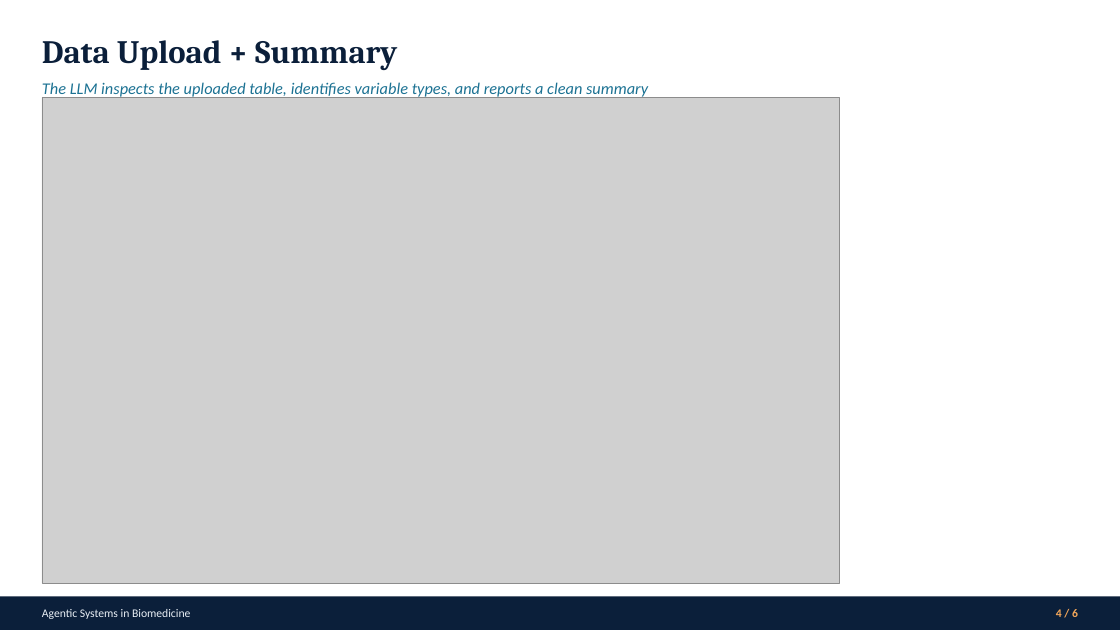
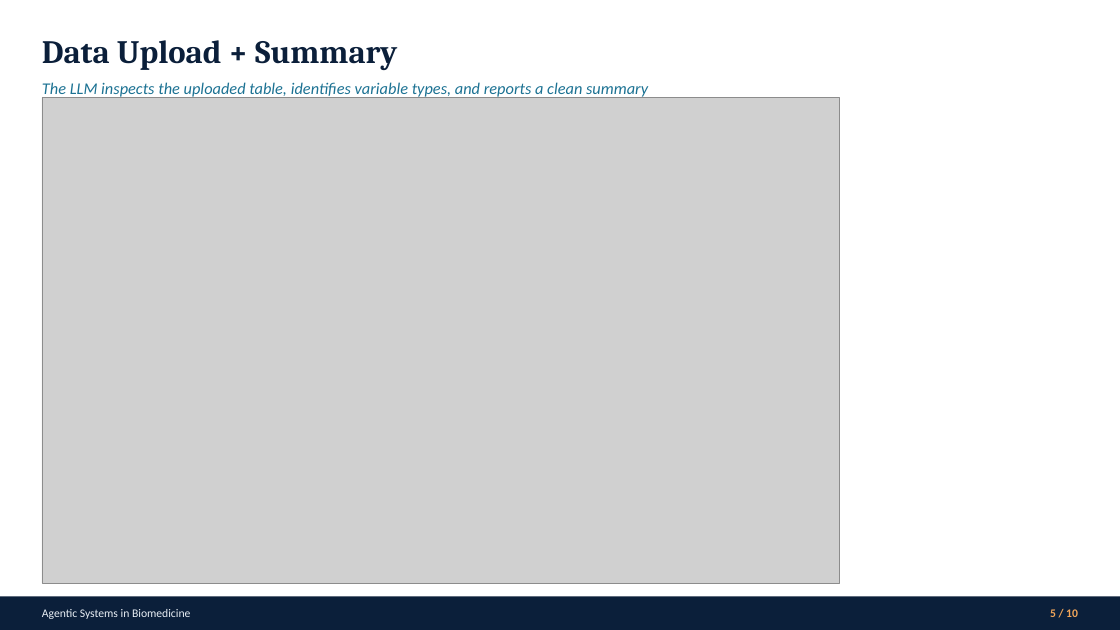
Before and after one commit to rse-cuni/Agentic-Systems-in-Biomedicine, a slide deck: slide 5 of Presentations/Agentic Systems - Welcome.pptx. Drawn at 1120x630 pixels with LibreOffice and Linux fonts; fonts in the diff are those of the drawing; grey boxes stand for pictures. Boxes give left, top, right and bottom in pixels: in the first picture for what was removed or moved away, otherwise in the second. Text is boxed around its words. In the diff, an @@ line names an element or a change of style, - is before the commit and + after.

```diff
--- a/Presentations/Agentic Systems - Welcome.pptx
+++ b/Presentations/Agentic Systems - Welcome.pptx
@@ text at (1050,609,1078,617): text changed @@
-4 / 6
+5 / 10
```
Also in this commit, not shown: 8 other slides changed, 1 other file.
